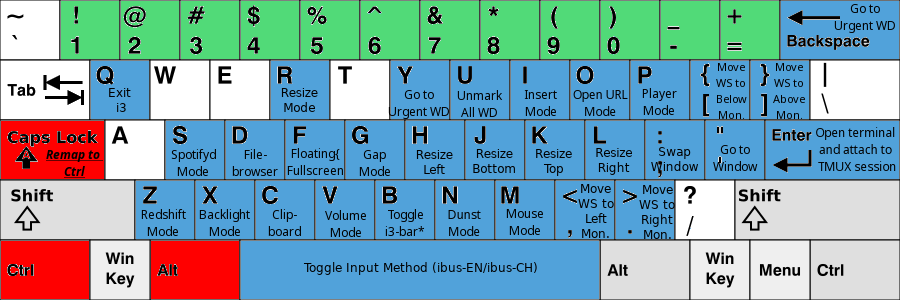
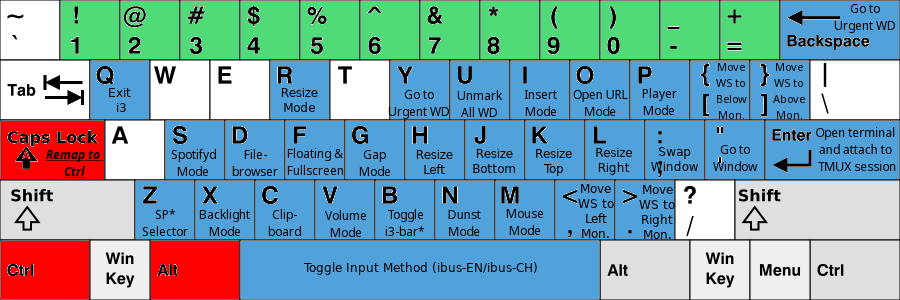
Layers edited between the first and the second 900 × 300 image:
renamed "Redshift ..." to "SP* ...", painted on it over [141, 209, 188, 236]
renamed "Floating{ ..." to "Floating & ...", painted on it over [287, 148, 343, 170]
